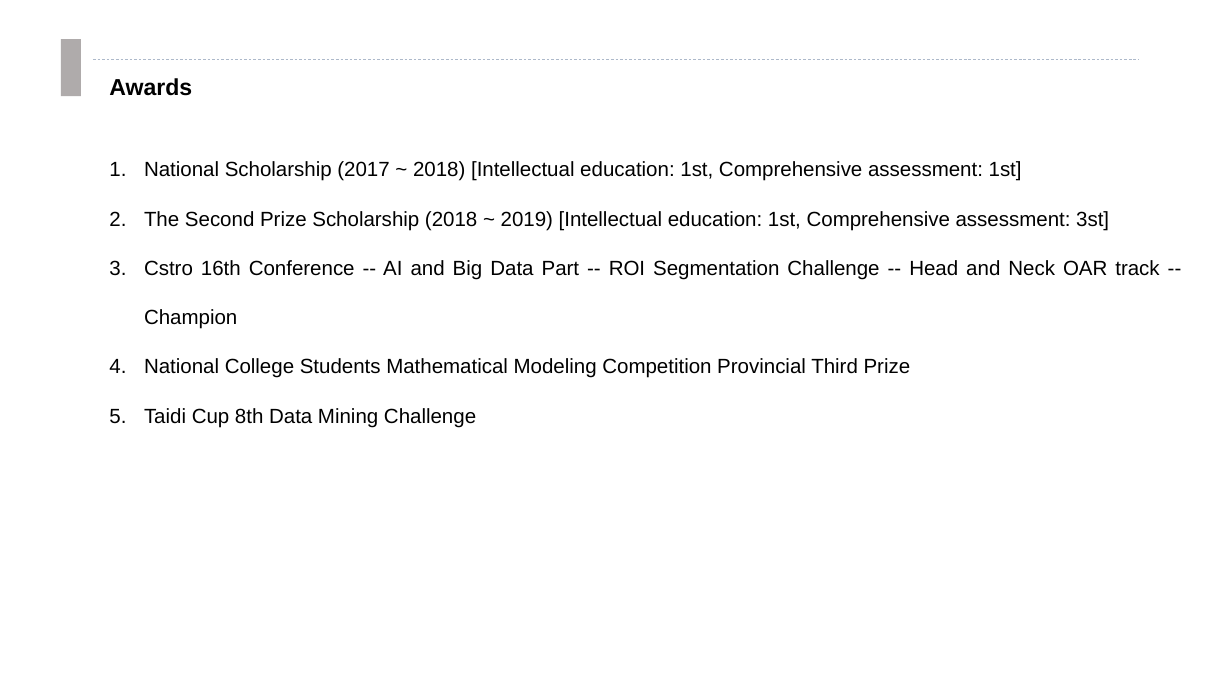
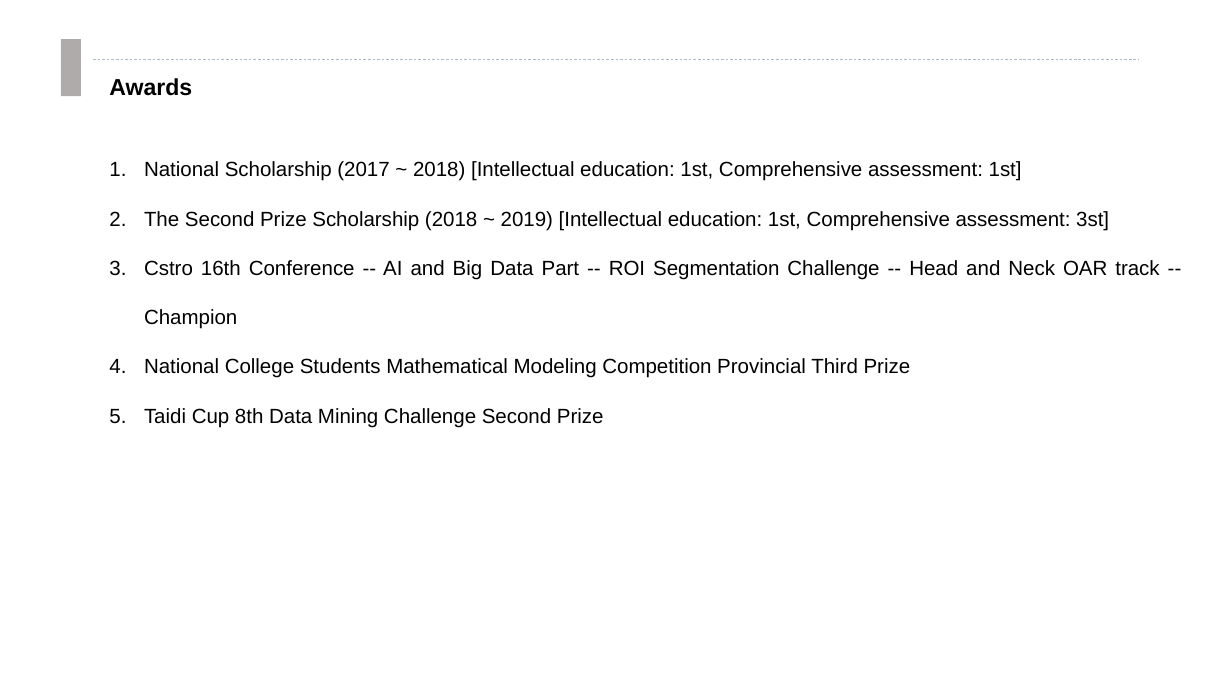
Before and after one commit to clownrat6/VectorNet, a slide deck: slide 2 of material/presentation.pptx. Drawn at 1232x693 pixels with LibreOffice and Linux fonts; fonts in the diff are those of the drawing. Boxes give left, top, right and bottom in pixels: in the first picture for what was removed or moved away, otherwise in the second. Text is boxed around its words. In the diff, an @@ line names an element or a change of style, - is before the commit and + after.

```diff
--- a/material/presentation.pptx
+++ b/material/presentation.pptx
@@ text at bbox=[144, 408, 604, 428]: text changed @@
-5. Taidi Cup 8th Data Mining Challenge
+5. Taidi Cup 8th Data Mining Challenge Second Prize
```
Also in this commit, not shown: 5 other slides changed, 3 slides added, 8 other files.
